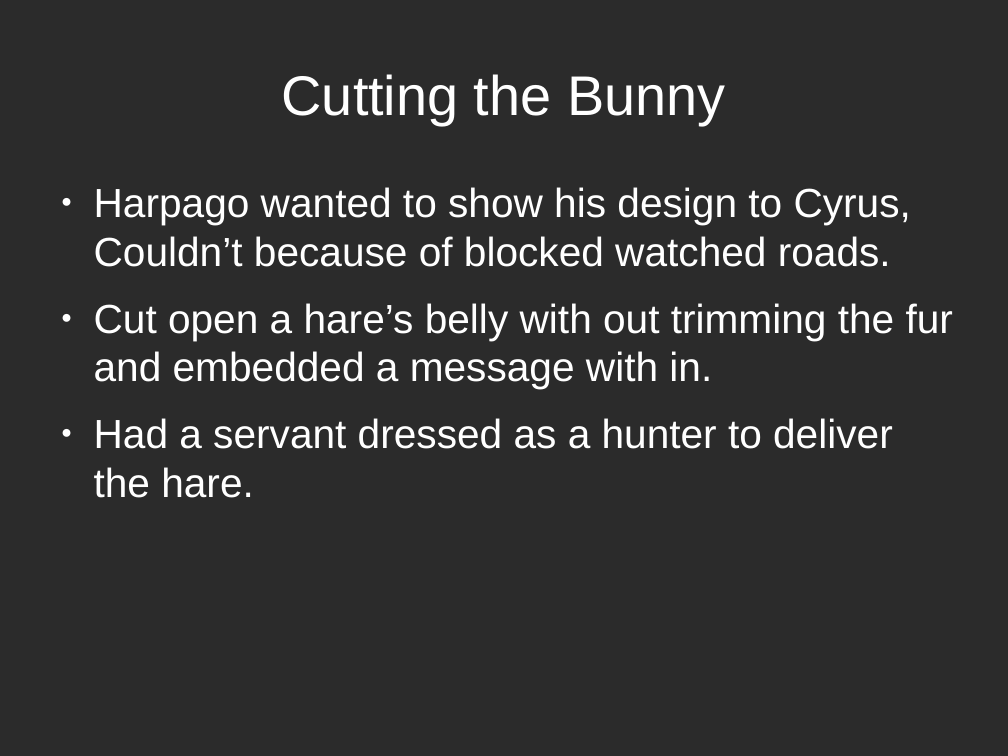
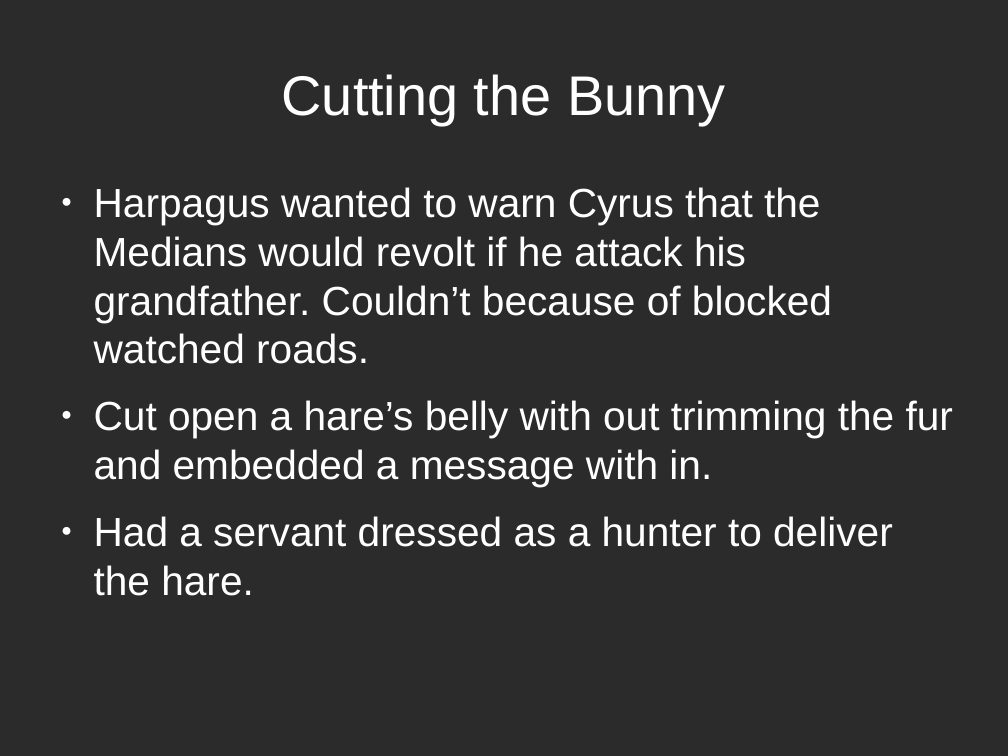
Before and after one commit to david365602/presentations, a slide deck: slide 9 of Presentations/Steganography.odp. Drawn at 1008x756 pixels with LibreOffice and Linux fonts; fonts in the diff are those of the drawing; background and template pictures are left out; a plain dark background stands for a picture behind light text. Boxes give left, top, right and bottom in pixels: in the first picture for what was removed or moved away, otherwise in the second. Text is boxed around its words. In the diff, an @@ line names an element or a change of style, - is before the commit and + after.

Commit message:
progress

```diff
--- a/Presentations/Steganography.odp
+++ b/Presentations/Steganography.odp
@@ text at box(94, 187, 832, 364): text changed @@
-● Harpago wanted to show his design to Cyrus, Couldn’t because of blocked watched roads.
+● Harpagus wanted to warn Cyrus that the Medians would revolt if he attack his grandfather. Couldn’t because of blocked watched roads.
```
Also in this commit, not shown: 4 other slides changed, 1 slide added.
